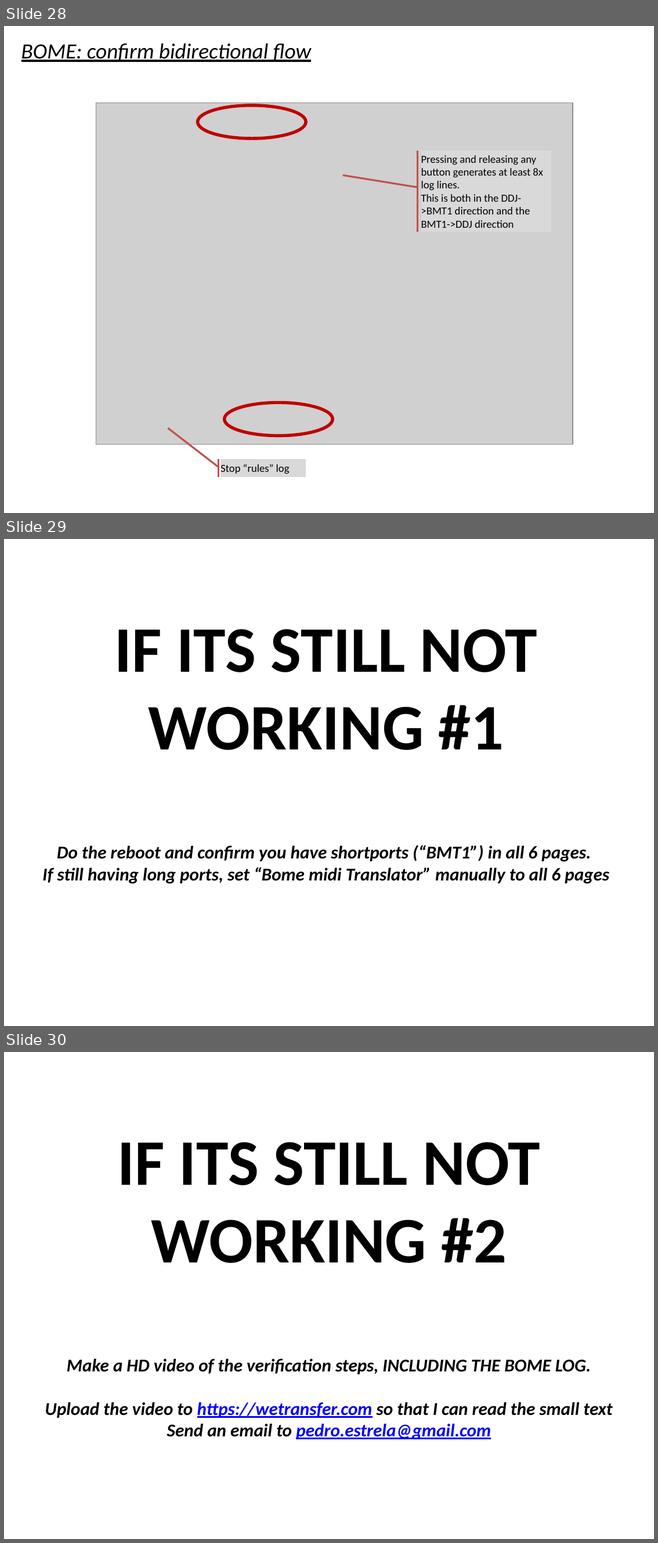
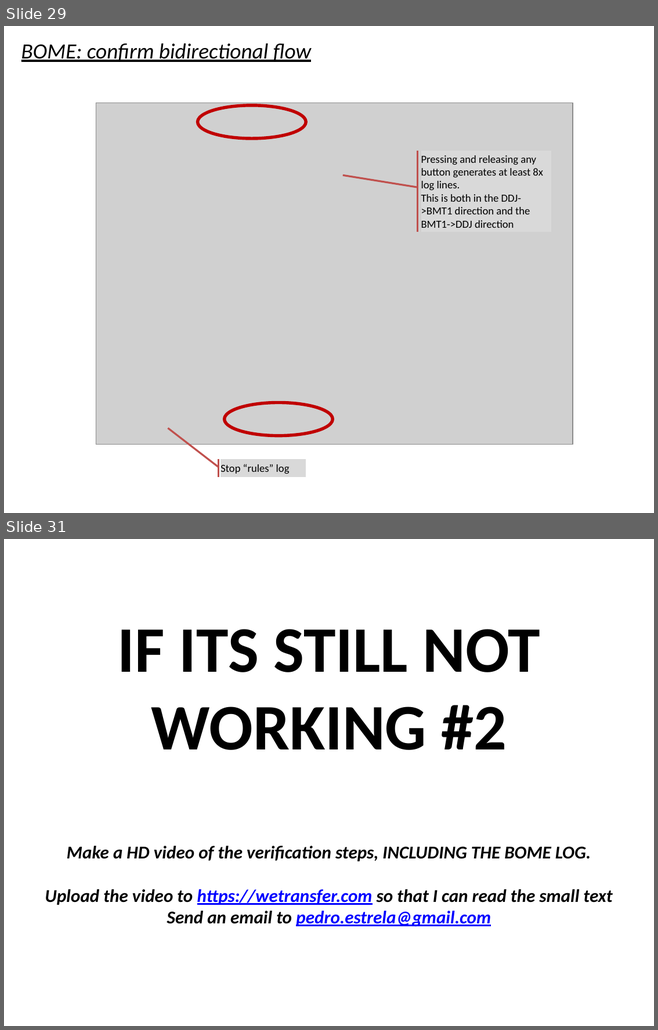
Before and after one commit to pestrela/music, a slide deck: traktor/mapping_ddj_1000/Support files/Source files/DDJ-1000 - Installation Guide.pptx. Shown one above the other, each under a label of ours: slides 28, 29 and 30 before the commit, slides 29 and 31 after it; the slides between them are not shown. The pictures are 658x1543 and 658x1030 pixels, drawn with LibreOffice and Linux fonts; fonts in the diff are those of the drawing; grey boxes stand for pictures. Boxes give left, top, right and bottom in pixels: in the first picture for what was removed or moved away, otherwise in the second. Text is boxed around its words. In the diff, an @@ line names an element or a change of style, - is before the commit and + after.

```diff
--- a/traktor/mapping_ddj_1000/Support files/Source files/DDJ-1000 - Installation Guide.pptx
+++ b/traktor/mapping_ddj_1000/Support files/Source files/DDJ-1000 - Installation Guide.pptx
@@ slide 29 removed at box(4, 539, 654, 1026), background #FFFFFF @@
@@ text removed at box(42, 629, 609, 884) @@
-IF ITS STILL NOT WORKING #1
-Do the reboot and confirm you have shortports (“BMT1”) in all 6 pages.
-If still having long ports, set “Bome midi Translator” manually to all 6 pages
@@ what was slide 28 is now slide 29 @@
@@ what was slide 30 is now slide 31 @@
```
Also in this commit, not shown: 9 slides changed, 5 slides added, 2 other slides removed, 26 other files.
